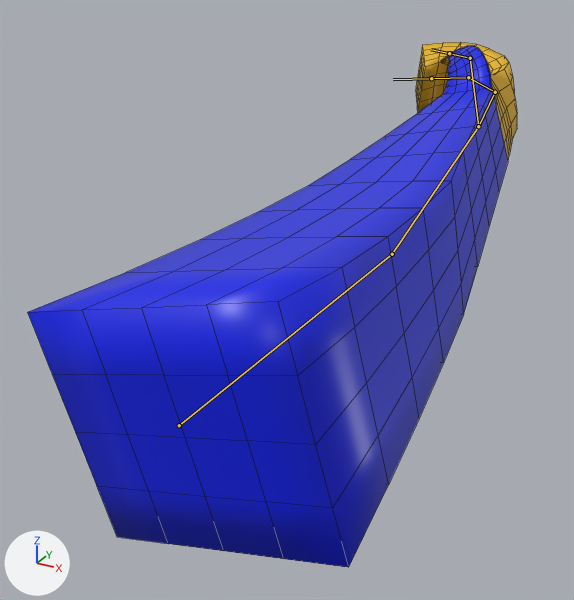
The FBX model Assets/Imports/Arm1.fbx, before and after one commit.
Both versions are drawn from a 50 mm camera at (1.53, -2.35, 1.47) aimed at (-0.58, 1.48, -0.45). Lighting does not change. The marker at lower left points along +X, +Y and +Z. Both versions are drawn at frame 220 of the action 'Armature|ArmatureAction'; the numbers are the values there. The bones that bend it are drawn over the model as lines. Mesh edges are drawn as thin lines.

In view in the first picture: 'Arm'.
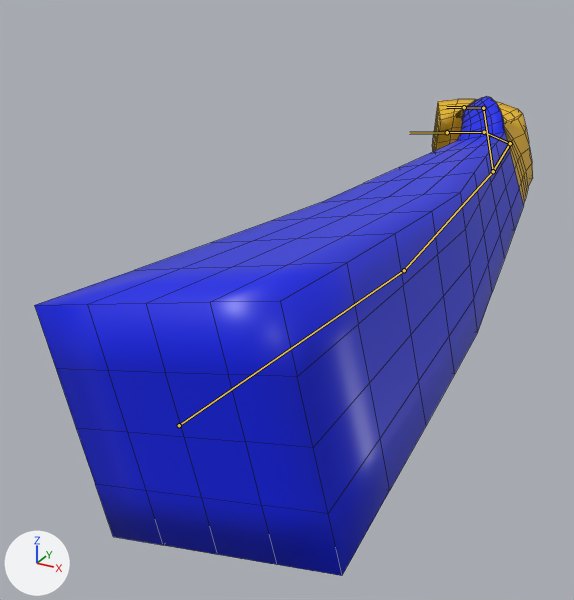
Where the change shows, as pixel boxes [x1, y1, x2, y2] in the pictures (574 x 600 px):
'Arm', posed (9% shorter)
    before: [27, 42, 517, 568]
    after: [34, 96, 533, 576]
bone 'Shoulder', root to tip
    before: (179, 425) to (392, 254)
    after: (179, 425) to (404, 270)
bone 'Elbow', root to tip
    before: (392, 254) to (478, 126)
    after: (404, 270) to (493, 171)

What the commit changed:
Bone 'Shoulder' (bone_shoulder) turns from (-21, 77, -17) to (-29, 76, -28) degrees about its own x, y and z.
Bone 'Elbow' (bone_elbow) turns from (1, 5, 6) to (0, 1, 1) degrees about its own x, y and z.
